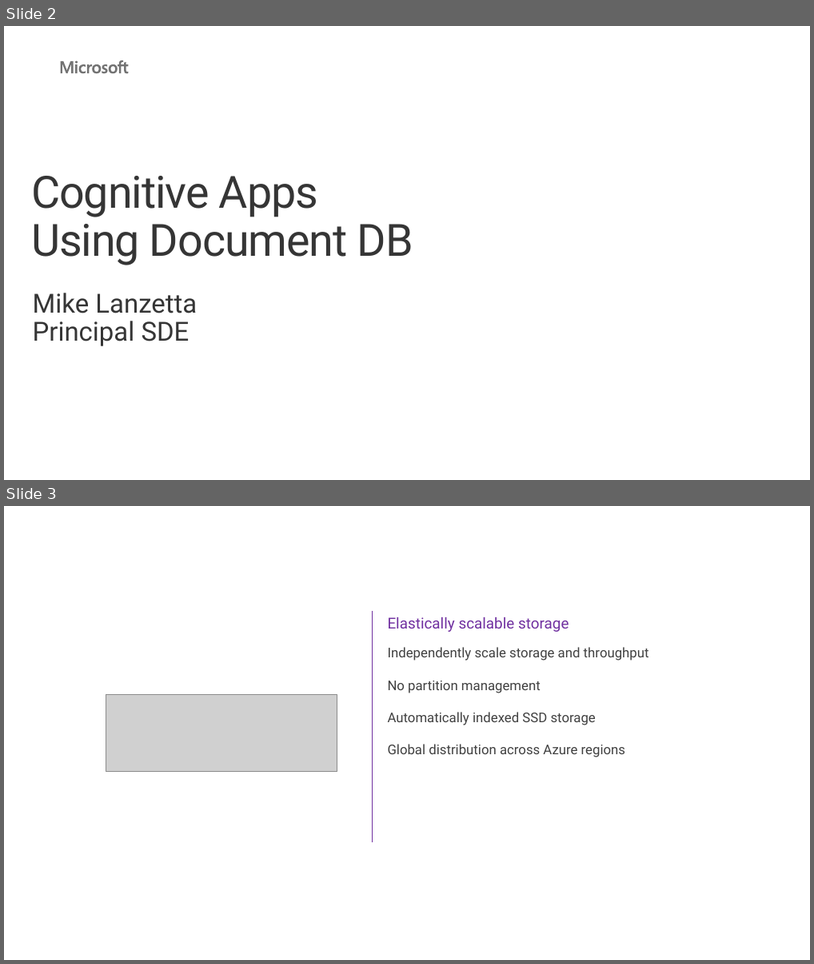
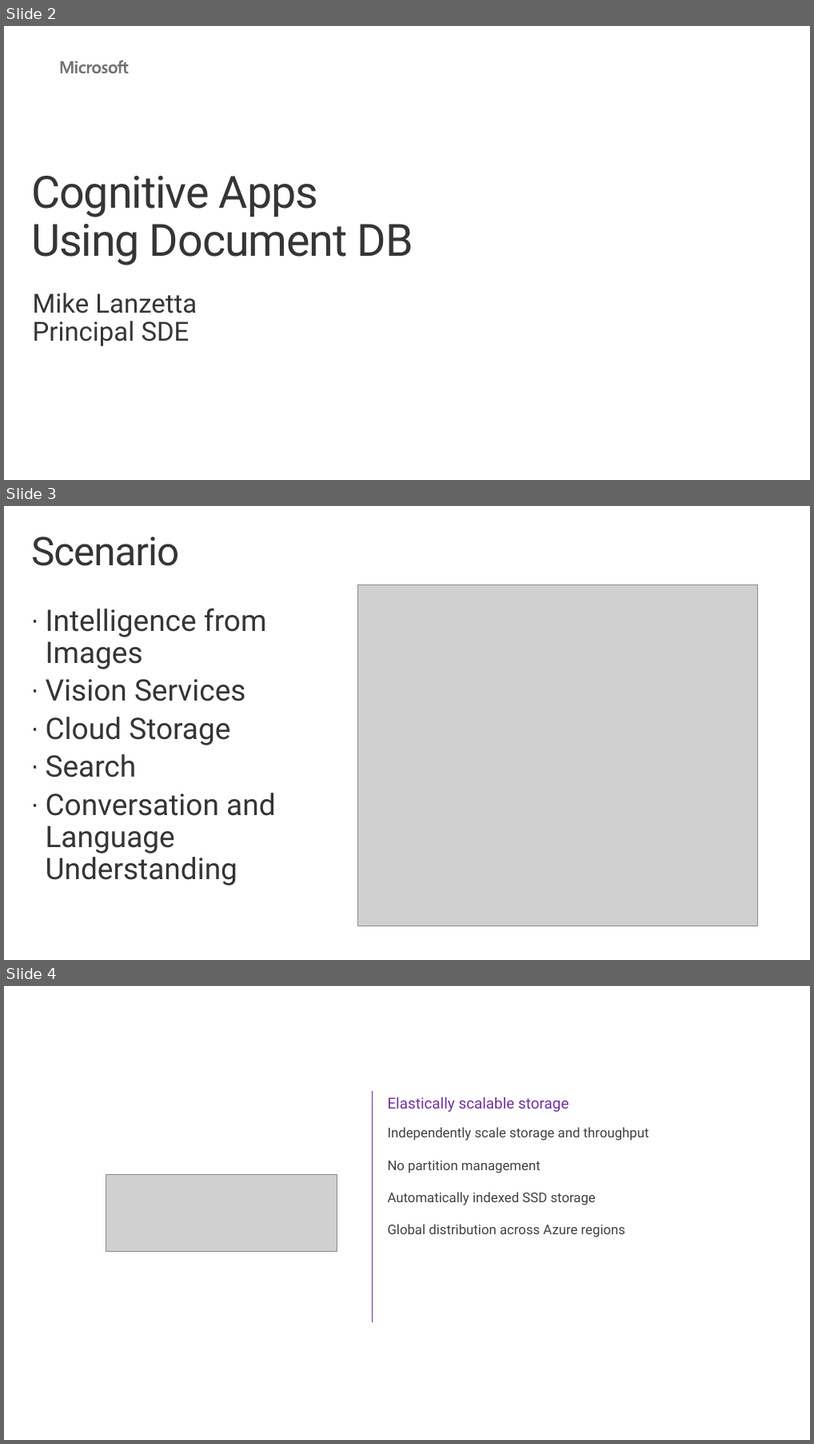
Before and after one commit to noodlefrenzy/CognitiveServicesTutorial, a slide deck: Presentations/AI Immersion - Phase 1 - DocumentDB.pptx. Shown one above the other, each under a label of ours: slides 2 and 3 before the commit, slides 2, 3 and 4 after it. The pictures are 814x964 and 814x1444 pixels, drawn with LibreOffice and Linux fonts; fonts in the diff are those of the drawing; grey boxes stand for pictures; background and template pictures are left out. Boxes give left, top, right and bottom in pixels: in the first picture for what was removed or moved away, otherwise in the second. Text is boxed around its words. In the diff, an @@ line names an element or a change of style, - is before the commit and + after.

Commit message:
Updated DocDB presentation to reference scenario for context.

```diff
--- a/Presentations/AI Immersion - Phase 1 - DocumentDB.pptx
+++ b/Presentations/AI Immersion - Phase 1 - DocumentDB.pptx
@@ slide 3 added at (4,506,810,960), background #FFFFFF @@
@@ title added at (31,536,179,566), 48 pt, text #353535 @@
+Scenario
@@ picture added at (358,585,758,926) @@
@@ text added at (46,608,275,885), 36 pt, text #353535 @@
+· Intelligence from Images
+· Vision Services
+· Cloud Storage
+· Search
+· Conversation and Language Understanding
@@ what was slide 3 is now slide 4 @@
```
